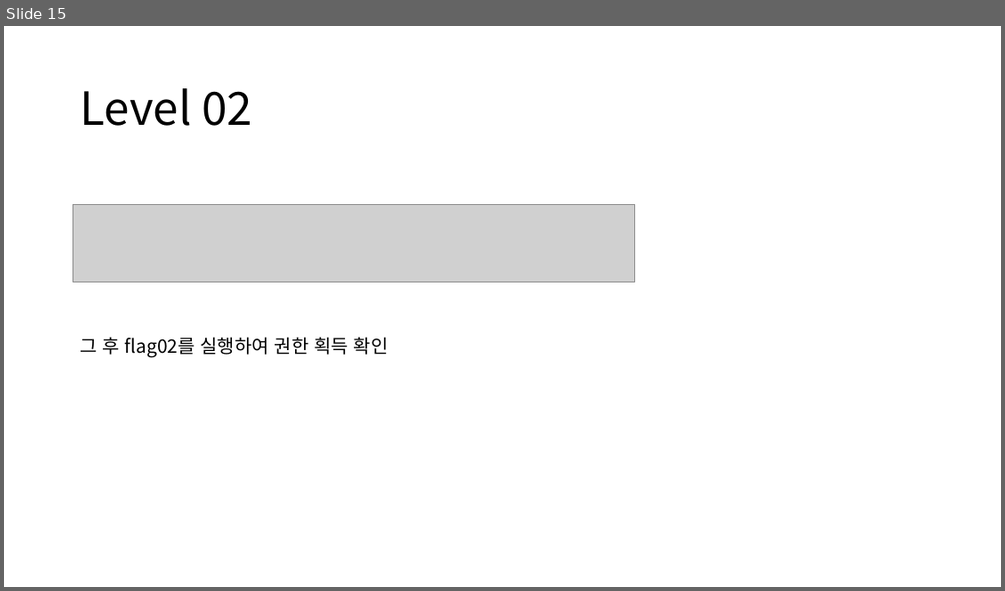
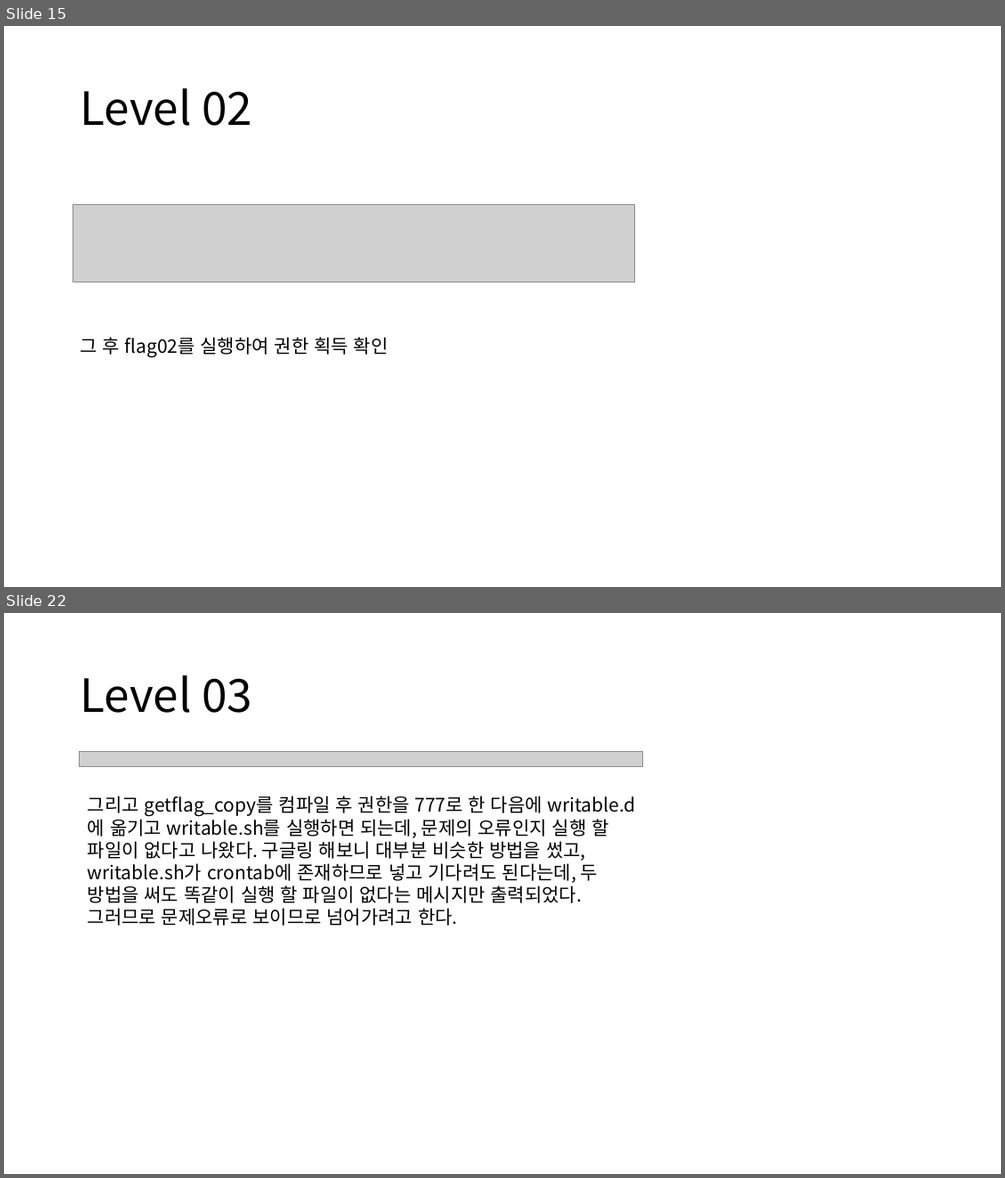
Before and after one commit to WinterMute1000/MyArchive, a slide deck: Nebula/Nebula Level00~Level03.pptx. Shown one above the other, each under a label of ours: slide 15 before the commit, slides 15 and 22 after it; the slides between them are not shown. The pictures are 1005x591 and 1005x1178 pixels, drawn with LibreOffice and Linux fonts; fonts in the diff are those of the drawing; grey boxes stand for pictures. Boxes give left, top, right and bottom in pixels: in the first picture for what was removed or moved away, otherwise in the second. Text is boxed around its words. In the diff, an @@ line names an element or a change of style, - is before the commit and + after.

```diff
--- a/Nebula/Nebula Level00~Level03.pptx
+++ b/Nebula/Nebula Level00~Level03.pptx
@@ slide 22 added at <box>4,613,1001,1174</box>, background #FFFFFF @@
@@ title added at <box>80,675,252,713</box>, 44 pt, text #000000 @@
+Level 03
@@ picture added at <box>80,751,643,767</box> @@
@@ text added at <box>88,795,636,925</box>, 18 pt, text #000000 @@
+그리고 getflag_copy를 컴파일 후 권한을 777로 한 다음에 writable.d에 옮기고 writable.sh를 실행하면 되는데, 문제의 오류인지 실행 할 파일이 없다고 나왔다. 구글링 해보니 대부분 비슷한 방법을 썼고, writable.sh가 crontab에 존재하므로 넣고 기다려도 된다는데, 두 방법을 써도 똑같이 실행 할 파일이 없다는 메시지만 출력되었다. 그러므로 문제오류로 보이므로 넘어가려고 한다.
```
Also in this commit, not shown: 6 other slides added, 1 slide removed.
